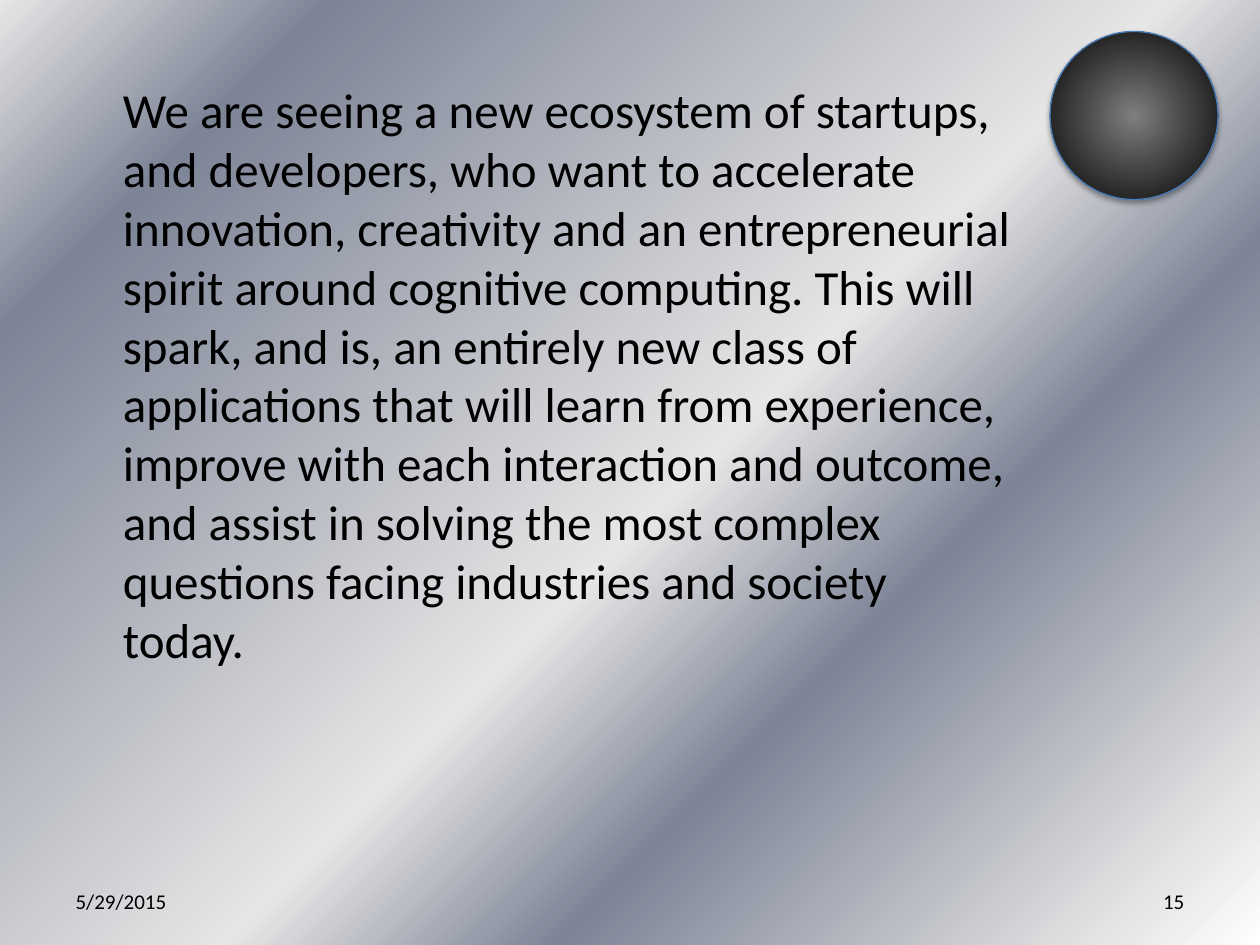
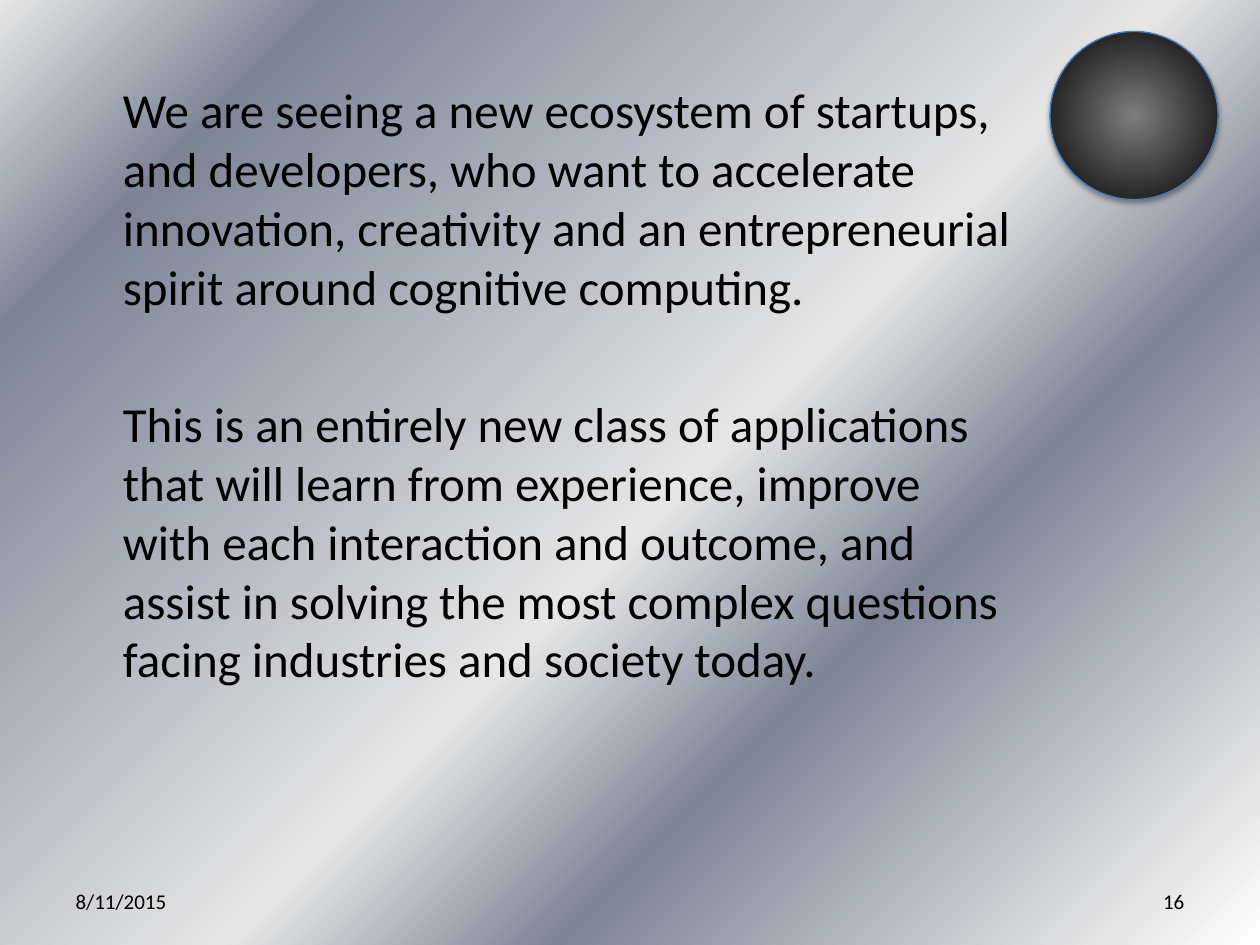
Before and after one commit to jegroom102080/What_is_Data_Science_Anyway, a slide deck: slide 16 of What is Data Science Anyway.pptx (slide 15 before the commit). Drawn at 1260x945 pixels with LibreOffice and Linux fonts; fonts in the diff are those of the drawing. Boxes give left, top, right and bottom in pixels: in the first picture for what was removed or moved away, otherwise in the second. Text is boxed around its words. In the diff, an @@ line names an element or a change of style, - is before the commit and + after.

```diff
--- a/What is Data Science Anyway.pptx
+++ b/What is Data Science Anyway.pptx
@@ text at [123,94,1010,686]: text changed @@
-We are seeing a new ecosystem of startups, and developers, who want to accelerate innovation, creativity and an entrepreneurial spirit around cognitive computing. This will spark, and is, an entirely new class of applications that will learn from experience, improve with each interaction and outcome, and assist in solving the most complex questions facing industries and society today.
+We are seeing a new ecosystem of startups, and developers, who want to accelerate innovation, creativity and an entrepreneurial spirit around cognitive computing.
+This is an entirely new class of applications that will learn from experience, improve with each interaction and outcome, and assist in solving the most complex questions facing industries and society today.
@@ text at [76,894,167,910]: text changed @@
-5/29/2015
+8/11/2015
@@ page number at [1163,895,1184,909]: text changed @@
-15
+16
```
Also in this commit, not shown: 44 other slides changed, 1 slide added.
